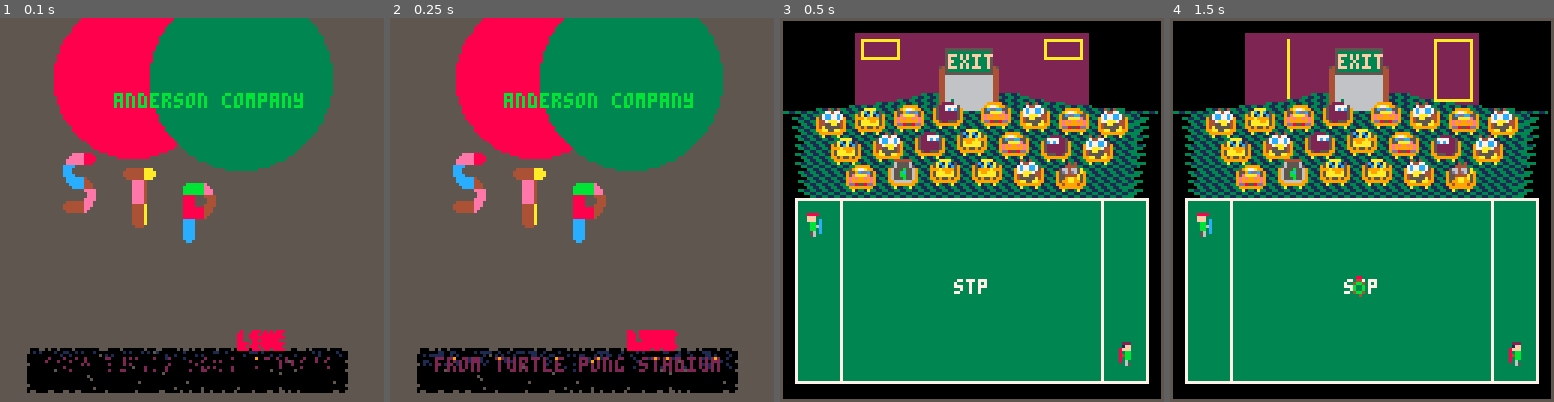
Above: before the commit, frames 1-4 (left to right).
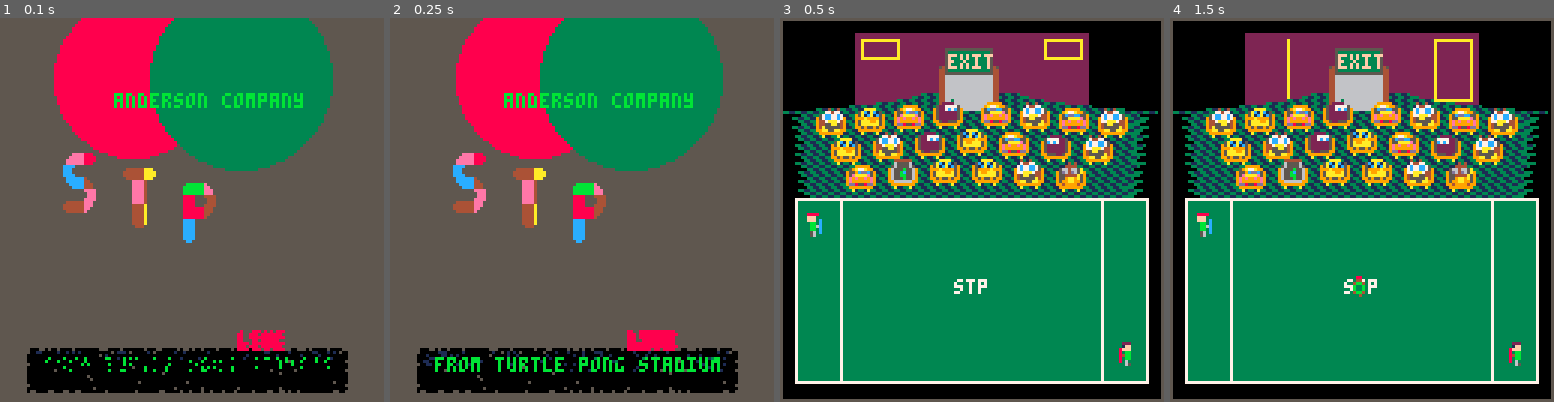
Above: after the commit, the same moments.

Repository: topromulan/STP4
Game: PICO-8 cartridge stp4.p8
Two runs of this game, one before a commit and one after it. Both use one fixed random seed, a clock stepped at 60 frames per second and the inputs below.
Inputs:
- Up to frame 1 (0.1 s): no input
- Up to frame 2 (0.25 s): no input
- Up to frame 3 (0.5 s): tap X (X key) at 0.33 s
- Up to frame 4 (1.5 s): tap O (Z key) at 0.7 s; tap X (X key) at 1.07 s

The runs differ from the first frame. In frame 1, 0.8% of the frame differs, in the area x 8-90%, y 86-93%; in frame 2, 2.0%; in frame 3, nothing differs; in frame 4, nothing differs.

Commit message:
intro cleanup & now reset cycles per game so intro works

Diff:
--- a/stp4.p8
+++ b/stp4.p8
@@ -52,14 +52,17 @@
  lcolor=8
  rcolor=3
 
+ cycles=0
+
  yt=113 yb=117
  xl=15 xr=109
 
  --
 
+ air=0 water=1 letter=11 wet=3
+
  rainline=yt-2
  rainfloor=rainline+12
-
  rainmemory={}
  for i=rainline,rainfloor do
   rainmemory[i]={}
@@ -102,7 +104,7 @@
  if(rnd()<0.975) then print("live",79+rnd(3),104+rnd(3),8) end
  if(flr(cycles/25)%2!=0) then print("broadcasting live",28,105,11) end
 
- if(cycles<15) then print("from turtle pong stadium",xl,yt,2) end
+ if(cycles<15) then print("from turtle pong stadium",xl,yt,letter) end
 
 
  for y=rainline,rainfloor do
@@ -117,9 +119,6 @@
   end
 
  end
-
- local air,water,letter,wet
- air=0 water=1 letter=2 wet=9
 
  for y=rainfloor,rainline,-1 do
   for x=xl-4,xr+4 do
@@ -161,7 +160,7 @@
  end
 
  for x=xl-4,xr+4 do
-  if(rnd()<0.25 or flr(cycles/150)%2==1) then
+  if(rnd()<0.15 or (rnd()>0.02 and flr(cycles/150)%2==1)) then
    pset(x,rainline,1) -- rain
   end
  end
